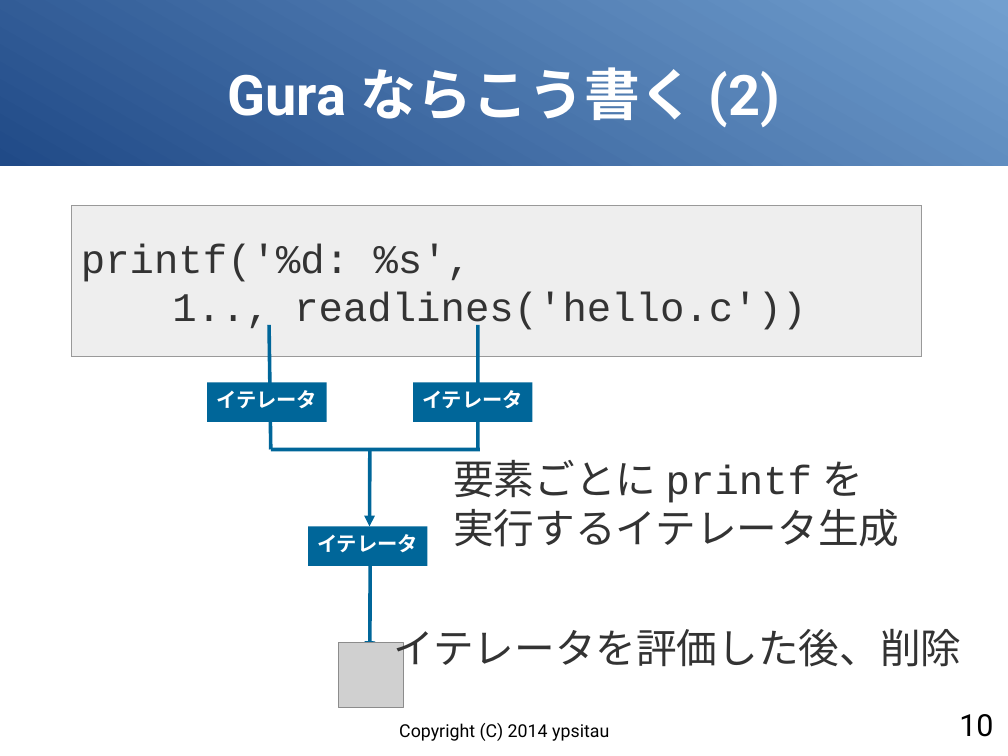
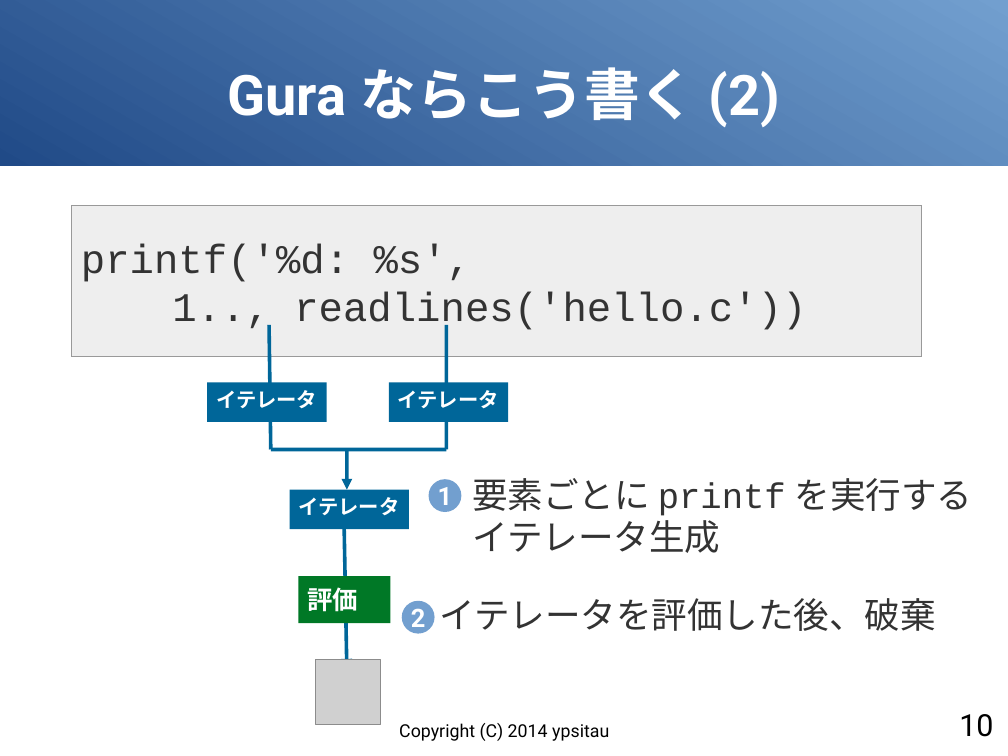
Before and after one commit to gura-lang/gura-doc, a slide deck: slide 10 of presentation/gura-introduction.odp. Drawn at 1008x756 pixels with LibreOffice and Linux fonts; fonts in the diff are those of the drawing; grey boxes stand for pictures. Boxes give left, top, right and bottom in pixels: in the first picture for what was removed or moved away, otherwise in the second. Text is boxed around its words. In the diff, an @@ line names an element or a change of style, - is before the commit and + after.

```diff
--- a/presentation/gura-introduction.odp
+++ b/presentation/gura-introduction.odp
@@ line moved from (478, 325) - (478, 450) to (446, 325) - (446, 450) @@
@@ rectangle "イテレータ": place and size @@
-rectangle "イテレータ" at [413,382,533,422]
+rectangle "イテレータ" at [389,382,509,422]
@@ line moved from (271, 450) - (480, 450) to (271, 450) - (446, 450) @@
@@ arrow moved from (370, 450) - (370, 527) to (347, 450) - (347, 489) @@
@@ ellipse added at [429,479,462,512], fill #729FCF, 20 pt, text #FFFFFF, bold @@
+1
@@ text at [472,478,973,553]: text changed; size 32 to 28 pt @@
-要素ごとに printf を
-実行するイテレータ生成
+要素ごとに printf を実行する
+イテレータ生成
@@ rectangle "イテレータ": place and size @@
-rectangle "イテレータ" at [308,527,428,566]
+rectangle "イテレータ" at [290,489,410,529]
@@ arrow moved from (370, 563) - (370, 652) to (344, 530) - (347, 670) @@
@@ rectangle added at [298,576,391,624], fill #007826, 20 pt, text #FFFFFF, bold @@
+評価
@@ text at [440,598,936,631]: text changed; size 32 to 28 pt @@
-イテレータを評価した後、削除
+イテレータを評価した後、破棄
@@ ellipse added at [402,601,434,634], fill #729FCF, 20 pt, text #FFFFFF, bold @@
+2
@@ picture: place and size @@
-picture at [338,643,403,708]
+picture at [316,659,381,724]
```
Also in this commit, not shown: 14 other slides changed, 3 slides added, 3 slides removed.
